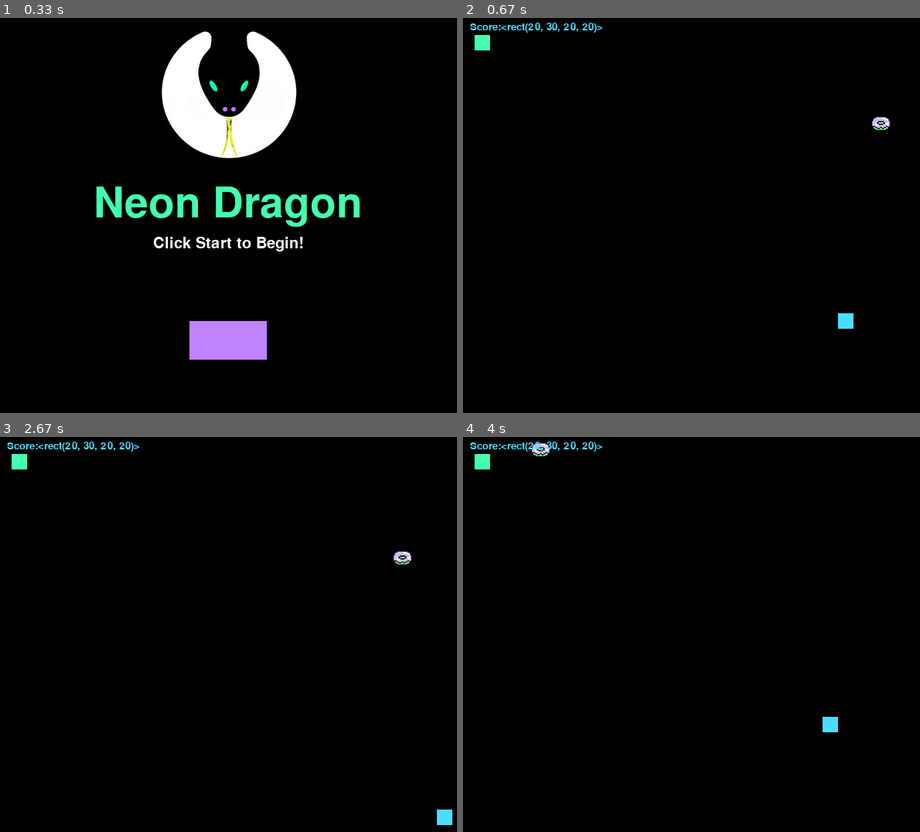
Above: before the commit, frames 1-4 (two rows, left to right).
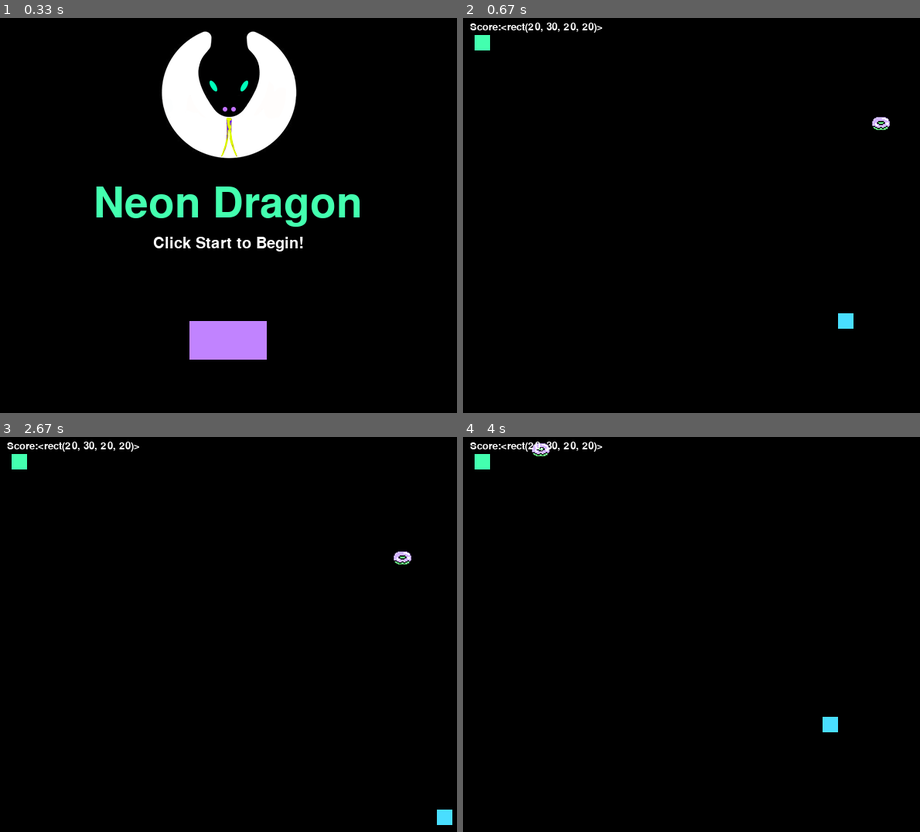
Above: after the commit, the same moments.

Repository: irodneyedwards/snake
Game: pygame game, started from V4_FINAL.py
Two runs of this game, one before a commit and one after it. Both use one fixed random seed, a clock stepped at 60 frames per second and the inputs below.
Inputs (mouse positions are in pixels of both pictures, inside the frame that each line leads up to):
- Up to frame 1 (0.33 s): no input
- Up to frame 2 (0.67 s): press the mouse at (691, 341) at 0.37 s; move the mouse to (682, 227) at 0.47 s; release the mouse at (673, 116) at 0.6 s
- Up to frame 3 (2.67 s): hold Right 0.67-1.13 s; move the mouse to (274, 697) at 0.7 s; hold Up 1.17-1.47 s; click (228, 760) at 2.05 s; click (228, 760) at 2.38 s
- Up to frame 4 (4 s): hold Left 2.67-3.2 s; click (691, 760) at 3.62 s; click (691, 760) at 3.95 s

Frame 1 is identical in both runs. In frame 2, 0.3% of the frame differs, in the area x 1-31%, y 1-4%; in frame 3, 0.3%; in frame 4, 0.3%.

Commit message:
Refractoring and Code Cleanup

Diff:
--- a/V4_FINAL.py
+++ b/V4_FINAL.py
@@ -30,9 +30,11 @@
 pygame.font.init()
 
 # 3. Declare constants
+
 CUBE = 20 # Generic block, to pass in as snake body, food, poison
 
-# Colors ------------------------------------------------------- #
+# Colors ---------------------------------------------------------- #
+
 WHITE = (255, 255, 255)
 BLACK = (0, 0, 0)
 RED = (255, 0, 0)
@@ -43,31 +45,28 @@
 NEON_BLUE = (73,222,255)
 NEON_GREEN =(67,255,175)
 
-# Fonts ------------------------------------------------------- #
+# Utilities ------------------------------------------------------- #
+
+# Set the GAME_DISPLAY window sizes
+SCREEN_SIZE_BEGINNER = 600
+SCREEN_SIZE_ADVANCED = 400
+
+# 4. Game Window Title
+pygame.display.set_caption('Snakeyy - a python game.')
+
+# 5. Write boilerplate Pygame Syntax to Draw basic window
+# Pass through screen size variables into the Tuple with an extra set of ()
+GAME_DISPLAY = pygame.display.set_mode((SCREEN_SIZE_BEGINNER, SCREEN_SIZE_BEGINNER))
+
+# Bounding Frame Size
+BUTTON_PLATE = (100, 50)
+# Fonts ---------------------------------------------------------- #
+
 FONT_SIZE_SM  = 20
 FONT_SIZE_MD  = 30
 FONT_SIZE_LG  = 60
 FONT_SIZE_XL  = 80
 
-
-
-# Styles ------------------------------------------------------- #
-BUTTON_PLATE = (100, 50)
-
-# Set the GAME_DISPLAY window sizes
-SCREEN_SIZE_BEGINNER = 600
-SCREEN_SIZE_ADVANCED = 400
-
-# 4. Game Window Title
-pygame.display.set_caption('Snakeyy - a python game.')
-
-# 5. Write boilerplate Pygame Syntax to Draw basic window
-# Pass through screen size variables into the Tuple with an extra set of ()
-GAME_DISPLAY = pygame.display.set_mode((SCREEN_SIZE_BEGINNER, SCREEN_SIZE_BEGINNER))
-
-# Defining messages function to draw text to screen ---------- #
-## Which takes a msg parameter and a color parameter, x, y
-
 small_font = pygame.font.SysFont(None, FONT_SIZE_SM)
 medium_font = pygame.font.SysFont(None, FONT_SIZE_MD)
 large_font =   pygame.font.SysFont(None, FONT_SIZE_LG)
@@ -76,17 +75,19 @@
 text_x = 20
 texy_y = 30
 
-
-# snake_head_img = pygame.image.load('/assets/imgs/snake_head.png')
-snake_header_img = pygame.image.load('snake_xl.png')
-food_img = pygame.image.load('donut.png')
+# Image Loads ------------------------------------------------------- #
+
+snake_header_img = pygame.image.load('imgs/snake_xl.png')
+food_img = pygame.image.load('imgs/donut.png')
+
+# Defining message function(s) to draw text to screen ------------------------------------------------------- #
 
 def text_object(text, color, size):
-
     # 1. First Render Font
-    ## The first parmeter is msg, which stands for what text string you will pass through
+    ## The first parmeter is text, which stands for what text string you will pass through
     ### The second patameter is set to True, which means Anti-Aliasing
     ### The third parameter is color which equals the text color
+    #### The fourth parameter is for the font size
     if size == "small":
         text_surface = small_font.render(text, True, color)
     elif size == "medium":
@@ -107,35 +108,29 @@
     text_surface, text_rect = text_object (msg, color, size)
 
     # What is the center of this text rectangle object - it's width and height of the main display divided by two.
+    ## I added the ability to displace the x or y cordinate to make this message function more flexible.
     text_rect.center = (int(SCREEN_SIZE_BEGINNER/2) + x_displace, int(SCREEN_SIZE_BEGINNER/2) + y_displace)
     # We blit to text surface, which blits the text rectangle
     GAME_DISPLAY.blit(text_surface, text_rect)
 
-# Defining messages function to draw text to screen ------------------------------------------------------- #
-## Which takes a msg parameter and a color parameter
-# def text_object(text, font, color):
-# def message_on_screen (msg, color, text_x, text_y):
-
-#     screen_size = SCREEN_SIZE_BEGINNER
-
-#     text_surface = font.render(msg, True, color)
-
-#     GAME_DISPLAY.blit(text_surface, (text_x , text_y))
-
-# Flight: Main Game Window -------------------------------------------------------------------------------- #
+
+# Flight: Main Game Window Functions -------------------------------------------------------------------------------- #
 
 def start_screen():
-
-    click = False
-
     # Scene 1 - Game Starting Menu Screen
 
     # - Player is greeted with a welcome, Title
-    # - Under Title, there is a sub-title that says, "Choose a Mode...
+    # - Under Title, there is a sub-title that says, "Click Start to Begin!"
+    # - Feature Omitted
     # - Player can choose between difficulty level
     # - Easy Mode = Slower starting speed for snake body, and large screen display
-    # - Hard Mode = Faster starting speed for snake body, and smaller screen display
-
+    # ## Hard Mode = Faster starting speed for snake body, and smaller screen display
+
+
+    # This click variable is my switcher for the mouseclick event later referenced
+    click = False
+
+    # function game loop
     running = True
     while running:
 
@@ -150,9 +145,6 @@
 
         GAME_DISPLAY.blit(snake_header_img, (200, 0))
         # GAME_DISPLAY.blit(snake_header_img, (600-snake_header_img.get_width()/2, 600-snake_header_img.get_height()/2))
-
-
-        # 3. Draw a Sub-Title under Title.
 
 
         # 4. Easy and Hard Buttons
@@ -165,7 +157,6 @@
         # ## - This Button needs to run the game in hard mode
         # hard = pygame.Rect((400, 250), BUTTON_PLATE)
         # pygame.draw.rect(GAME_DISPLAY, NEON_PURPLE, hard)
-
 
 
         # 5. There needs to be a click state for the buttons
@@ -177,6 +168,7 @@
         # if hard.collidepoint((mx, my)):
         #     if click:
         #         game_over()
+
 
         # 6. Event List
         #resets every frame before handling the input
@@ -202,10 +194,6 @@
         pygame.display.update()
 
 
-# def snake(head_of_snake_top, head_of_snake_left):
-
-#     pygame.draw.rect(GAME_DISPLAY, BLACK, (head_of_snake_top, head_of_snake_left, CUBE, CUBE))
-
 scale = 5
 
 def update(snake, speed_x, speed_y):
@@ -227,7 +215,7 @@
     print(x,y)
     return(x, y)
 
-    # returns if snake collides with something that should end the game
+# returns if snake collides with something that should end the game
 def end_game_collision(snake, screen_size):
     head = snake[-1]
     x, y = head.x, head.y
@@ -240,6 +228,7 @@
         if part.x == x and part.y == y:
             return True
 
+# loads a random location for x, y equal to the screen_size
 def random_location(screen_size):
     x = random.randrange(10, screen_size-CUBE, CUBE)
     y = random.randrange(10, screen_size-CUBE, CUBE)
@@ -247,18 +236,16 @@
     return(x, y)
 
 def score(score):
-    message_on_screen("Score:" +str(score), NEON_BLUE, x_displace = -200, y_displace = -280, size="small")
-    # text = small_font.render("Score" +str(score), True, WHITE)
-    # GAME_DISPLAY.blit(text, (0, 0))
-
-def game():
-
-    # Game Environment ------------------------------------------------- #
-
     # Top Score ------------------------------------------------------- #
     # Scene 2 - Main Game Window
     # A. There is a score at the top of the screen
     # -- Draw text to the top right of the game window
+    message_on_screen("Score:" +str(score), WHITE, x_displace = -200, y_displace = -280, size="small")
+    # text = small_font.render("Score" +str(score), True, WHITE)
+    # GAME_DISPLAY.blit(text, (0, 0))
+
+    # Game Environment ------------------------------------------------- #
+def game():
 
     # Function Variables ---------------------------------------------- #
     FPS = 60 # Frames Per Second
@@ -283,10 +270,8 @@
 
     # Food  ---------------------------------------------------------- #
 
-    # To Do:
     # Food is generated on the screen
     # -- 1. Define variable named food
-    food = pygame.Rect(random_location(screen_size), (30, 30))
     # -- 2. Draw the object to the screen to represent food
     # -- 3. Food object appears on game board in random x / y position
     # -- 4. When the snake object collides with food object
@@ -295,12 +280,12 @@
     # ----4b.1. Append to back of the snake object
     # -- 5. Arbitrary Score is added to the Score at the top of the screen
 
+    food = pygame.Rect(random_location(screen_size), (30, 30))
+
     # Poison ------------------------------------------------------- #
 
-    # To Do:
     # Poison is randomly generated on the screen at a time interval
     # -- 1. Define variable named poison
-    poison = pygame.Rect(random_location(screen_size), (CUBE, CUBE))
     # -- 2. Poison object to screen to represent poison
     # -- 3. Poison object appears on game board in random x / y position
     # -- 4. When the snake object collides with poison object
@@ -308,9 +293,10 @@
     # ----4b. Delete from the back of the snake object
     # -- 5. Arbitrary Score is reduced to the Score at the top of the screen
 
+    poison = pygame.Rect(random_location(screen_size), (CUBE, CUBE))
+
 
     # distance_traveled = 10 #distance traveled when location is updated
-
 
     running = True # Default Loop Running State
     while running:
@@ -382,11 +368,6 @@
         score(snake[-1])
 
         pygame.display.update()
-
-        # if head_of_snake_top == food.x and head_of_snake_left == food.y:
-        #     food = pygame.Rect(random_location(screen_size), (CUBE, CUBE))
-
-
         clock.tick(FPS)
     pygame.quit()
 
@@ -409,8 +390,7 @@
 
         # 2. Draw a Title, in the center of the window
         message_on_screen("Game Over!", NEON_GREEN, x_displace=0, y_displace=-50, size="large")
-
-        # 3. Draw a Sub-Title under Title.
+        # 3. Draw a Sub-Title = to score() under Title.
 
 
         # 4. Start Over
@@ -456,3 +436,5 @@
 # event handling
 # logic
 # graphics rendering
+        # if head_of_snake_top == food.x and head_of_snake_left == food.y:
+        #     food = pygame.Rect(random_location(screen_size), (CUBE, CUBE))
--- a/archive.py
+++ /dev/null
@@ -1,187 +0,0 @@
-# # --------------------------------------------------------------------------------------------------------
-# Computer Science for Designers and Artists
-# HSCI-234-01
-# Week 14
-# Final Project
-# Rodney Edwards
-# ----------------------------------------------------------------------------------------------------------
-# ---------------------------------- Final Project Overview ------------------------------------------------
-# For your final project you will create a game inspired by the 80’s arcade. You’ll put together all the programming
-# techniques we’ve learned: branching, looping, data structures and functions along with a couple of new concepts:
-# events and graphics. This project will extend the simulation concept from the midterm to include real-time interaction
-# with a user and an ending condition based on user input.
-# ----------------------------------------------------------------------------------------------------------
-# -------------------------------------- Snake Game --------------------------------------------------------
-# The purpose purpose of the game is to get to be the first player to get four in a row, on the game board.
-# ----------------------------------------------------------------------------------------------------------
-
-# Initialize Game
-# ----- Things to do: -----
-# 1. Initialize Pygame
-# 2. Declare constants
-# 3. Write boilerplate Pygame Syntax to Draw basic window
-
-# Main Game Loop
-# 1. Write loop, to listen for events
-
-# Scene 1 - Game Starting Screen Context
-# - Player is greeted with a welcome, Title
-# - Under Title, there is a sub-title that says, "Choose a Mode...
-# - Player can choose between difficulty level
-# - Easy Mode = Slower starting speed for snake body, and large screen display
-# - Hard Mode = Faster starting speed for snake body, and smaller screen display
-
-# ----- Things to do: -----
-# 1. Draw the game window
-# 2. Draw a Title, in the center of the window
-# 3. Draw a Sub-Title under Title.
-# 4. Draw a button that has text inside that reads, "Easy."
-# 4a. - This Button needs to run the game in easy mode
-# 5. Draw a button that has text inside that reads, "Hard."
-# 5a. - This Button needs to run the game in hard mode
-
-
-# Scene 2 - Main Game Window
-# A. There is a score at the top of the screen
-# -- Draw text to the top right of the game window
-
-# B. There needs to be an object which will represent our snake
-# -- 1. Define variable named snake
-# -- 2. Draw the object to the screen to represent a snake
-
-# C. Snake object begins to move on the screen, player interacts with snake by pressing left, right, up, down keys
-# -- 1. Snake starts moving in x-axis on the start of the game
-# -- 2. There needs to be an event to recognize user input, so the snake object can be controlled, and the direction can change to the orientation of the keyboard event-triggered
-# -- 3. Snake may not exit through the walls of the game display
-# -- 4. Snake may not collide with itself
-# --- 3/4a. The game will be over if the snake object hits the walls or itself
-
-# D. Food is generated on the screen
-# -- 1. Define variable named food
-# -- 2. Draw the object to the screen to represent food
-# -- 3. Food object appears on game board in random x / y position
-# -- 4. When the snake object collides with food object
-# --- 4a. The food is redrawn in a different location within the game board
-# --- 4b. Snake object grows by one
-# ----4b.1. Append to back of the snake object
-# -- 5. Arbitrary Score is added to the Score at the top of the screen
-
-# E. Poison is randomly generated on the screen at a time interval
-# -- 1. Define variable named poison
-# -- 2. Poison object to screen to represent poison
-# -- 3. Poison object appears on game board in random x / y position
-# -- 4. When the snake object collides with poison object
-# --- 4a. The snake object shrinks
-# ----4b. Delete from the back of the snake object
-# -- 5. Arbitrary Score is reduced to the Score at the top of the screen
-
-# G. Handling game over
-# -- If snake object collides with itself, the walls of the game display, or if there score falls to zero
-# --- Game is over
-# -- 1. Return the user to start screen
-
-
-# ---------------------------------------------------------------------------------------------------------
-# Step Zero: Initializing Pygame, and Draw Board
-
-# - Declare the game module
-# - Declare constant variables
-
-# imports
-import pygame
-
-# Intialize PyGame
-pygame.init()
-
-# GAME COLORS
-WHITE = (255, 255, 255)
-BLACK = (0, 0, 0)
-RED = (255, 0, 0)
-GREEN = (0, 255, 0)
-BLUE = (0, 0, 255)
-
-# Setting up the screen size(s)
-SCREEN_SIZE_BEGINNER = 600, 600
-SCREEN_SIZE_ADVANCED = 400, 400
-
-# Pass through screen size variables into the Tuple with an extra set of ()
-GAME_DISPLAY = pygame.display.set_mode((SCREEN_SIZE_BEGINNER))
-
-# Game Window Title
-pygame.display.set_caption('Snakeyy - a python game.')
-
-game_running = True
-
-head_of_snake_top = 20
-head_of_snake_left = 30
-
-cube = (20, 20)
-
-snake = pygame.Rect((head_of_snake_top, head_of_snake_left), cube)
-
-speed_x = 0
-speed_y = 0
-
-#Creating Variable for food -- done
-food = pygame.Rect((150, 250), cube)
-
-
-# ---------------------------------------------------------------------------------------------------------
-# Step: Main Game Loop
-
-game_running = True
-
-while game_running:
-
-    event_list = pygame.event.get()
-    # Handle closing the game with the x button
-
-    for event in event_list:
-        if event.type == pygame.QUIT:
-            game_running = False
-        if event.type == pygame.KEYDOWN:
-            if event.key == pygame.K_LEFT:
-                speed_x = -1
-                speed_y = 0
-            if event.key == pygame.K_RIGHT:
-                speed_x = 1
-                speed_y = 0
-            if event.key == pygame.K_UP:
-                speed_x = 0
-                speed_y = -1
-            if event.key == pygame.K_DOWN:
-                speed_x = 0
-                speed_y = 1
-
-    snake.x += speed_x
-    snake.y += speed_y
-
-
-    # Draw to surface (with fill color) or background color
-    GAME_DISPLAY.fill(BLACK)
-    # Tuple = (Where you want to draw, what color you want to fill, (X,Y,WIDTH, HEIGHT)
-    # pygame.draw.rect(GAME_DISPLAY, BLUE,(head_of_snake_x, head_of_snake_y, 30, 20))
-    pygame.draw.rect(GAME_DISPLAY, BLUE, snake)
-    # Another option to draw rectangle
-    # GAME_DISPLAY.fill(RED, rect=(10, 20, 50, 50))
-
-    # Generate food on window
-    # # Food needs a location on window
-    pygame.draw.rect(GAME_DISPLAY, RED, food)
-
-    # When snake collides
-    if snake.colliderect(food):
-        food.x = 100
-        food.y = 200
-
-    ##  with food add to snake
-    ### Generate new food in random place after eaten
-
-    # when snake x or y, meets food x or y
-
-    # updates the entire the surface
-    ## pygame.display.flip()
-    ### updates the area around what's suppose to update
-    pygame.display.update()
-
-pygame.quit()
--- a/game_3.py
+++ /dev/null
@@ -1,89 +0,0 @@
-#!/usr/bin/python3.4
-# Setup Python ----------------------------------------------- #
-import pygame, sys
-
-# Setup pygame/window ---------------------------------------- #
-mainClock = pygame.time.Clock()
-from pygame.locals import *
-pygame.init()
-pygame.display.set_caption('game base')
-screen = pygame.display.set_mode((500, 500),0,32)
-
-font = pygame.font.SysFont(None, 20)
-
-def draw_text(text, font, color, surface, x, y):
-    textobj = font.render(text, 1, color)
-    textrect = textobj.get_rect()
-    textrect.topleft = (x, y)
-    surface.blit(textobj, textrect)
-
-click = False
-
-def main_menu():
-    while True:
-
-        screen.fill((0,0,0))
-        draw_text('main menu', font, (255, 255, 255), screen, 20, 20)
-
-        mx, my = pygame.mouse.get_pos()
-
-        button_1 = pygame.Rect(50, 100, 200, 50)
-        button_2 = pygame.Rect(50, 200, 200, 50)
-        if button_1.collidepoint((mx, my)):
-            if click:
-                game()
-        if button_2.collidepoint((mx, my)):
-            if click:
-                options()
-        pygame.draw.rect(screen, (255, 0, 0), button_1)
-        pygame.draw.rect(screen, (255, 0, 0), button_2)
-
-        click = False
-        for event in pygame.event.get():
-            if event.type == QUIT:
-                pygame.quit()
-                sys.exit()
-            if event.type == KEYDOWN:
-                if event.key == K_ESCAPE:
-                    pygame.quit()
-                    sys.exit()
-            if event.type == MOUSEBUTTONDOWN:
-                if event.button == 1:
-                    click = True
-
-        pygame.display.update()
-        mainClock.tick(60)
-
-def game():
-    running = True
-    while running:
-        screen.fill((0,0,0))
-
-        draw_text('game', font, (255, 255, 255), screen, 20, 20)
-        for event in pygame.event.get():
-            if event.type == QUIT:
-                pygame.quit()
-                sys.exit()
-            if event.type == KEYDOWN:
-                if event.key == K_ESCAPE:
-                    running = False
-
-        pygame.display.update()
-        mainClock.tick(60)
-
-def options():
-    running = True
-    while running:
-        screen.fill((0,0,0))
-
-        draw_text('options', font, (255, 255, 255), screen, 20, 20)
-        for event in pygame.event.get():
-            if event.type == QUIT:
-                pygame.quit()
-                sys.exit()
-            if event.type == KEYDOWN:
-                if event.key == K_ESCAPE:
-                    running = False
-
-        pygame.display.update()
-        mainClock.tick(60)
Renamed: donut.png -> imgs/donut.png
Renamed: assets/imgs/donut.png -> imgs/donut_1.png
Renamed: snake_sm.png -> imgs/snake_sm.png
Renamed: snake_xl.png -> imgs/snake_xl.png
